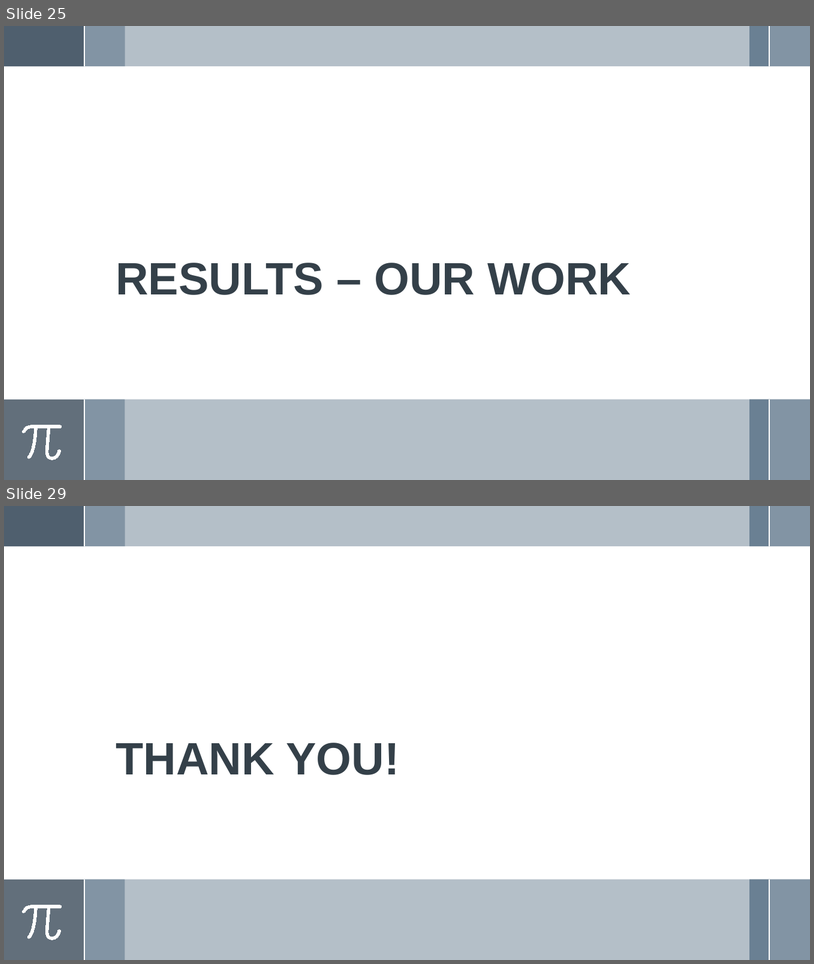
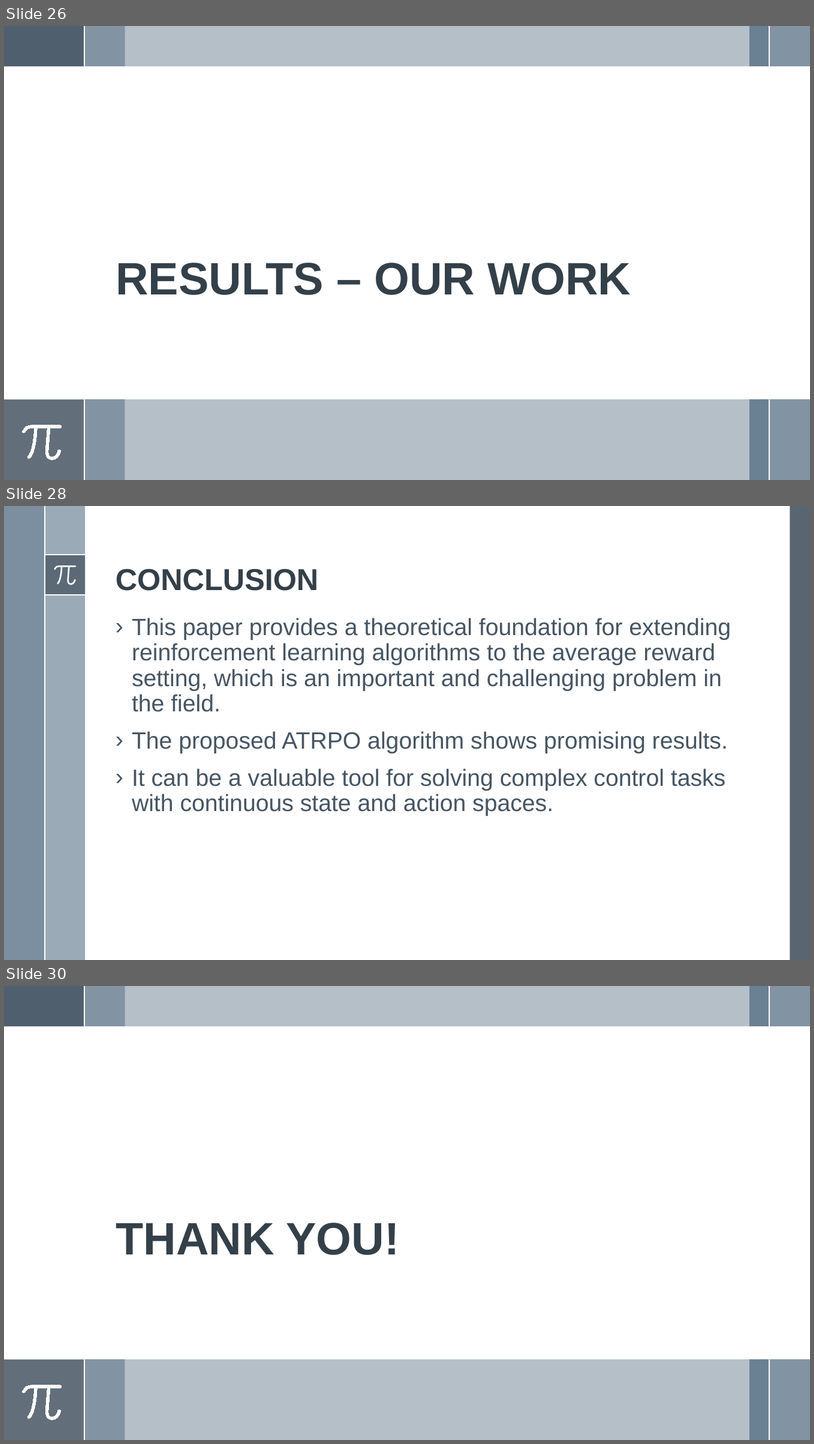
Before and after one commit to abhi-1999/course-work_projects-IISc, a slide deck: Reinforcement Learning_E1-277/Presentation.pptx. Shown one above the other, each under a label of ours: slides 25 and 29 before the commit, slides 26, 28 and 30 after it; the slides between them are not shown. The pictures are 814x964 and 814x1444 pixels, drawn with LibreOffice and Linux fonts; fonts in the diff are those of the drawing. Boxes give left, top, right and bottom in pixels: in the first picture for what was removed or moved away, otherwise in the second. Text is boxed around its words. In the diff, an @@ line names an element or a change of style, - is before the commit and + after.

```diff
--- a/Reinforcement Learning_E1-277/Presentation.pptx
+++ b/Reinforcement Learning_E1-277/Presentation.pptx
@@ slide 28 added at (4, 506, 810, 960), background #FFFFFF @@
@@ rectangle added at (4, 506, 45, 960), fill #6A8093 at 88% opacity @@
@@ rectangle added at (45, 506, 85, 960), fill #9BAAB7 @@
@@ line added from (45, 506) to (45, 960), #FFFFFF 1.5 pt @@
@@ rectangle added at (791, 506, 810, 960), fill #475562 at 90% opacity @@
@@ rectangle added at (45, 555, 85, 595), fill #475562 at 75% opacity @@
@@ line added from (45, 555) to (85, 555), #FFFFFF 1.5 pt @@
@@ freeform shape added at (54, 565, 77, 585), fill #FFFFFF @@
@@ title added at (116, 569, 319, 591), 36 pt, text #35404A, bold @@
+CONCLUSION
@@ line added from (45, 595) to (85, 595), #FFFFFF 1.5 pt @@
@@ text added at (132, 618, 731, 816), 28 pt, text #465562 @@
+› This paper provides a theoretical foundation for extending reinforcement learning algorithms to the average reward setting, which is an important and challenging problem in the field.
+› The proposed ATRPO algorithm shows promising results.
+› It can be a valuable tool for solving complex control tasks with continuous state and action spaces.
@@ what was slide 25 is now slide 26 @@
@@ what was slide 29 is now slide 30 @@
```
Also in this commit, not shown: 7 slides changed, 1 other slide added, 1 slide removed, 4 other files.
